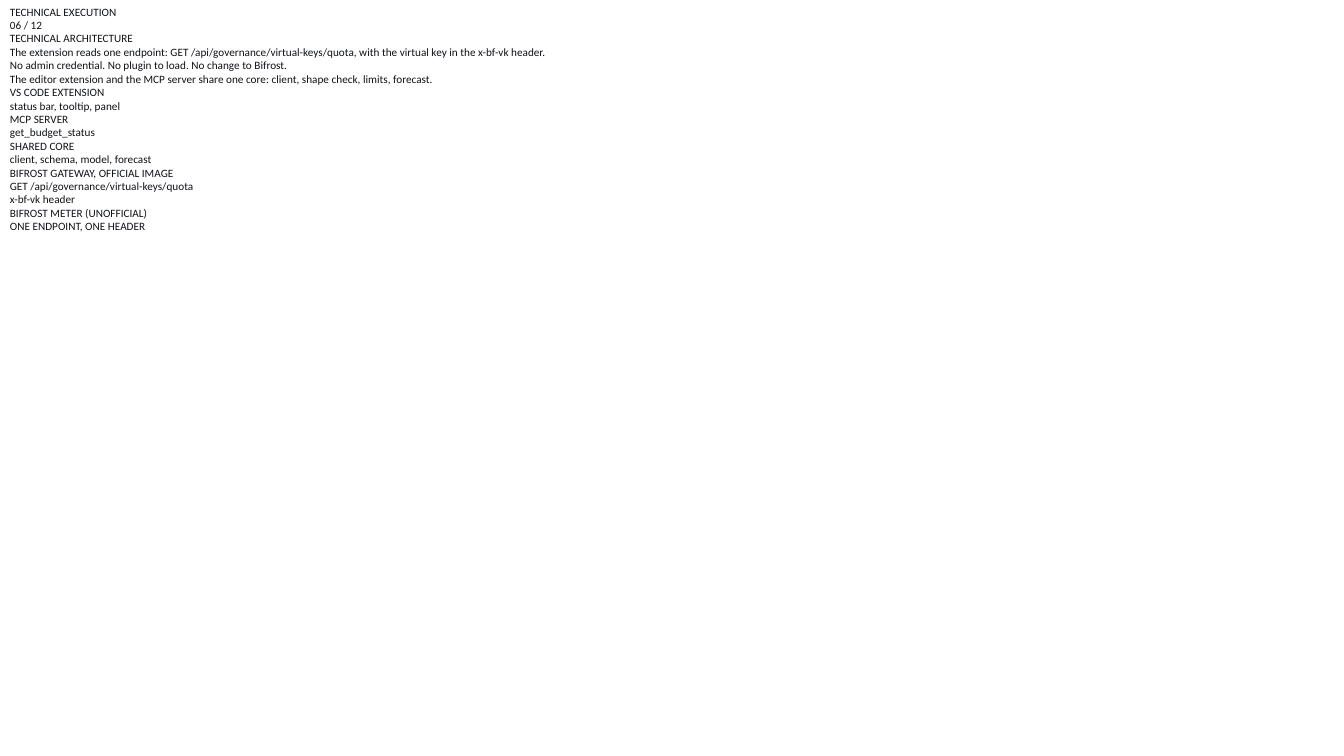
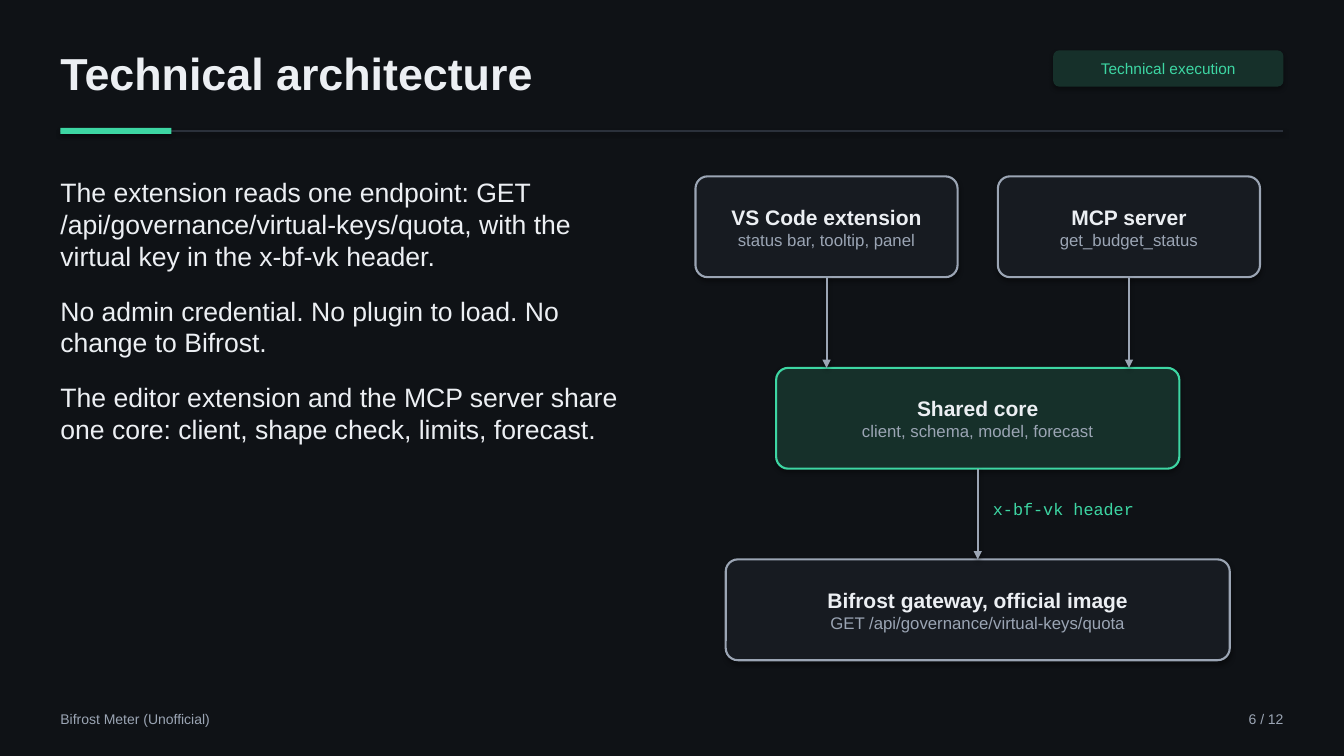
Before and after one commit to aimanmalib/bifrost-meter, a slide deck: slide 6 of deck/bifrost-meter.pptx. Drawn at 1344x756 pixels with LibreOffice and Linux fonts; fonts in the diff are those of the drawing; background and template pictures are left out. Boxes give left, top, right and bottom in pixels: in the first picture for what was removed or moved away, otherwise in the second. Text is boxed around its words. In the diff, an @@ line names an element or a change of style, - is before the commit and + after.

```diff
--- a/deck/bifrost-meter.pptx
+++ b/deck/bifrost-meter.pptx
@@ background picture (left out) to #0F1216 @@
@@ text at (x1=10, y1=8, x2=132, y2=42): paragraphs removed @@
-TECHNICAL EXECUTION
-06 / 12
-TECHNICAL ARCHITECTURE
@@ text added at (x1=60, y1=57, x2=532, y2=91), 32 pt, text #ECEFF3, bold @@
+Technical architecture
@@ rounded rectangle added at (x1=1054, y1=50, x2=1284, y2=87), fill #16302A, 11 pt, text #3DD6A3 @@
+Technical execution
@@ text at (x1=10, y1=88, x2=193, y2=231): paragraphs removed @@
-VS CODE EXTENSION
-status bar, tooltip, panel
-MCP SERVER
-get_budget_status
-SHARED CORE
-client, schema, model, forecast
-BIFROST GATEWAY, OFFICIAL IMAGE
-GET /api/governance/virtual-keys/quota
-x-bf-vk header
-BIFROST METER (UNOFFICIAL)
-ONE ENDPOINT, ONE HEADER
@@ line added from (60, 131) to (1284, 131), #2B313B 1 pt @@
@@ rectangle added at (x1=60, y1=128, x2=171, y2=134), fill #3DD6A3 @@
@@ text "The extension reads one endpoint: ..." moved from (x1=10, y1=8, x2=545, y2=231) to (x1=60, y1=182, x2=617, y2=444) @@
@@ text "The extension reads one endpoint: ..." at (x1=60, y1=182, x2=617, y2=444): size 8 to 19 pt, font Calibri to Arial, text colour #0F1216 to #ECEFF3; more space between paragraphs @@
@@ rounded rectangle added at (x1=696, y1=176, x2=958, y2=277), fill #171B21, outline #9BA5B4 1.5 pt, 12 pt, text #9BA5B4 @@
+VS Code extension
+status bar, tooltip, panel
@@ rounded rectangle added at (x1=998, y1=176, x2=1260, y2=277), fill #171B21, outline #9BA5B4 1.5 pt, 12 pt, text #9BA5B4 @@
+MCP server
+get_budget_status
@@ arrow added from (827, 277) to (827, 368), #9BA5B4 1.5 pt @@
@@ arrow added from (1129, 277) to (1129, 368), #9BA5B4 1.5 pt @@
@@ rounded rectangle added at (x1=776, y1=368, x2=1180, y2=469), fill #16302A, outline #3DD6A3 1.5 pt, 12 pt, text #9BA5B4 @@
+Shared core
+client, schema, model, forecast
@@ arrow added from (978, 469) to (978, 560), #9BA5B4 1.5 pt @@
@@ text added at (x1=993, y1=503, x2=1133, y2=515), 12 pt, text #3DD6A3 @@
+x-bf-vk header
@@ rounded rectangle added at (x1=726, y1=560, x2=1230, y2=660), fill #171B21, outline #9BA5B4 1.5 pt, 12 pt, text #9BA5B4 @@
+Bifrost gateway, official image
+GET /api/governance/virtual-keys/quota
@@ text added at (x1=60, y1=714, x2=209, y2=727), 10 pt, text #9BA5B4 @@
+Bifrost Meter (Unofficial)
@@ text added at (x1=1249, y1=714, x2=1284, y2=724), 10 pt, text #9BA5B4 @@
+6 / 12
```
Also in this commit, not shown: 11 other slides changed, 5 other files.
